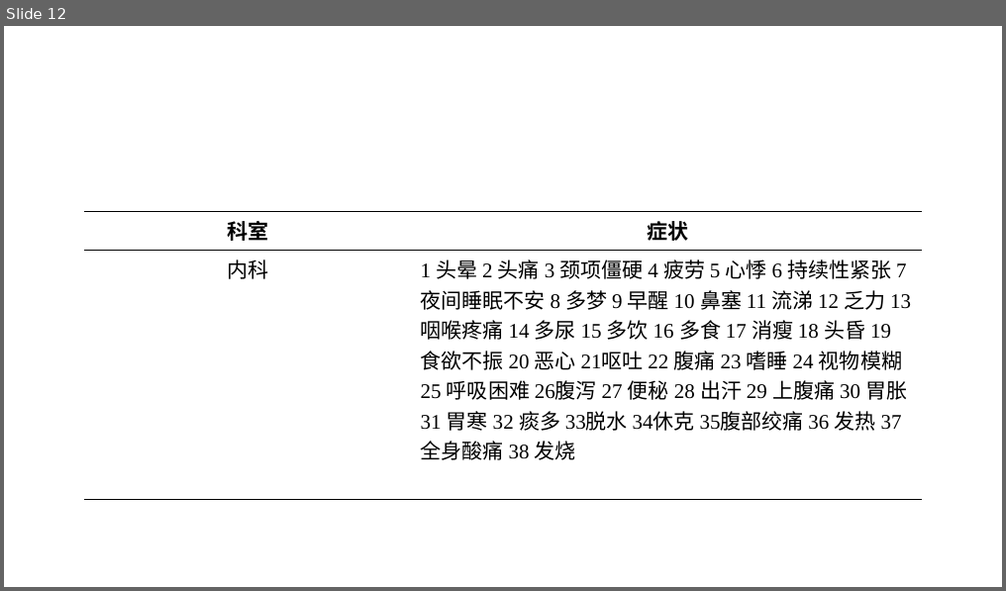
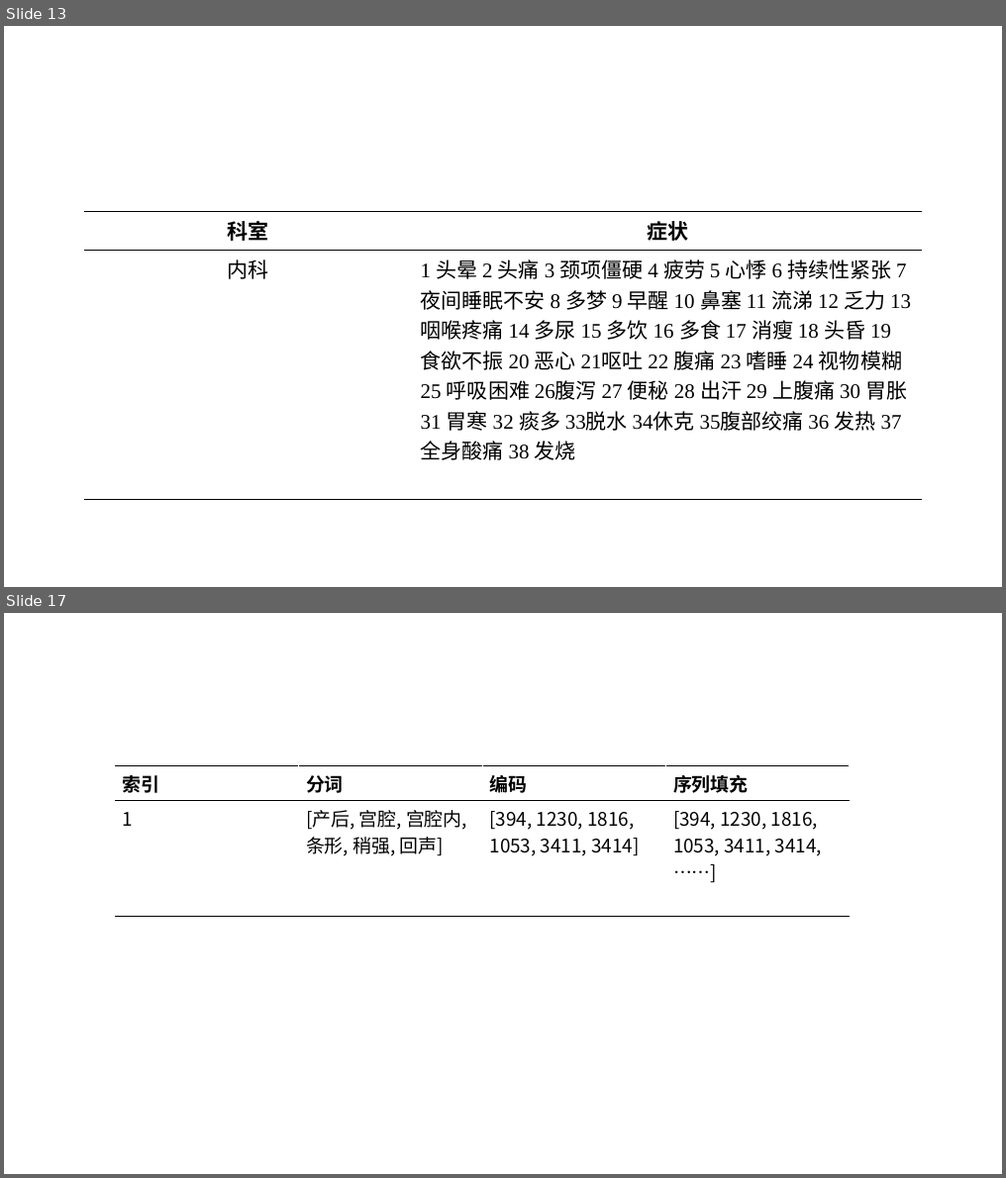
Before and after one commit to MingJerry/Guide, a slide deck: Doc/症状_科室映射图.pptx. Shown one above the other, each under a label of ours: slide 12 before the commit, slides 13 and 17 after it; the slides between them are not shown. The pictures are 1006x591 and 1006x1178 pixels, drawn with LibreOffice and Linux fonts; fonts in the diff are those of the drawing. Boxes give left, top, right and bottom in pixels: in the first picture for what was removed or moved away, otherwise in the second. Text is boxed around its words. In the diff, an @@ line names an element or a change of style, - is before the commit and + after.

```diff
--- a/Doc/症状_科室映射图.pptx
+++ b/Doc/症状_科室映射图.pptx
@@ slide 17 added at [4, 613, 1002, 1174], background #FFFFFF @@
@@ table added at [115, 765, 848, 894], 2 rows, 4 columns @@
+索引 | 分词 | 编码 | 序列填充
+1 | [产后, 宫腔, 宫腔内, 条形, 稍强, 回声] | [394, 1230, 1816, 1053, 3411, 3414] | [394, 1230, 1816, 1053, 3411, 3414, ……]
@@ what was slide 12 is now slide 13 @@
```
Also in this commit, not shown: 4 other slides added, 20 other files.
